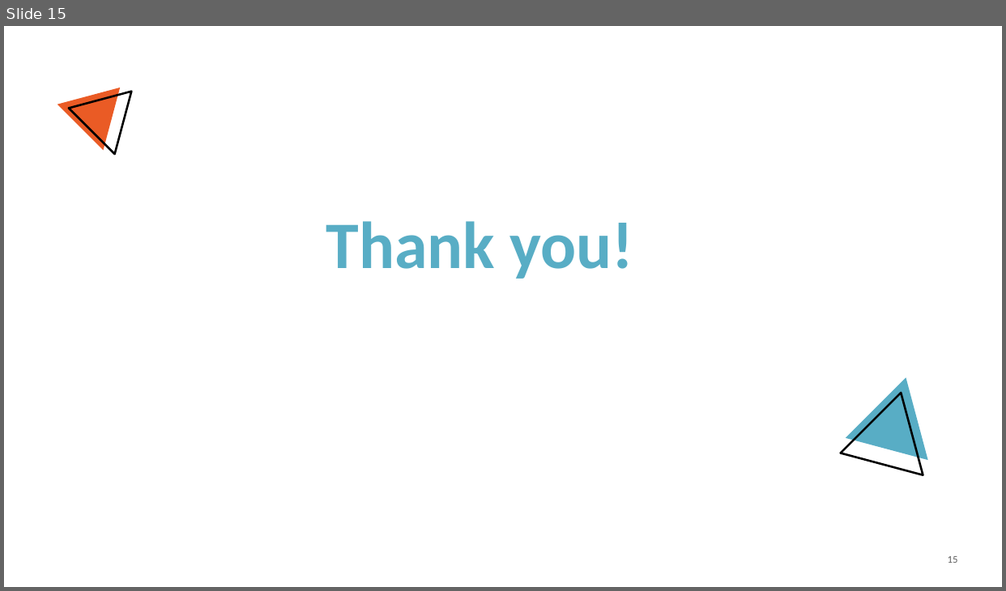
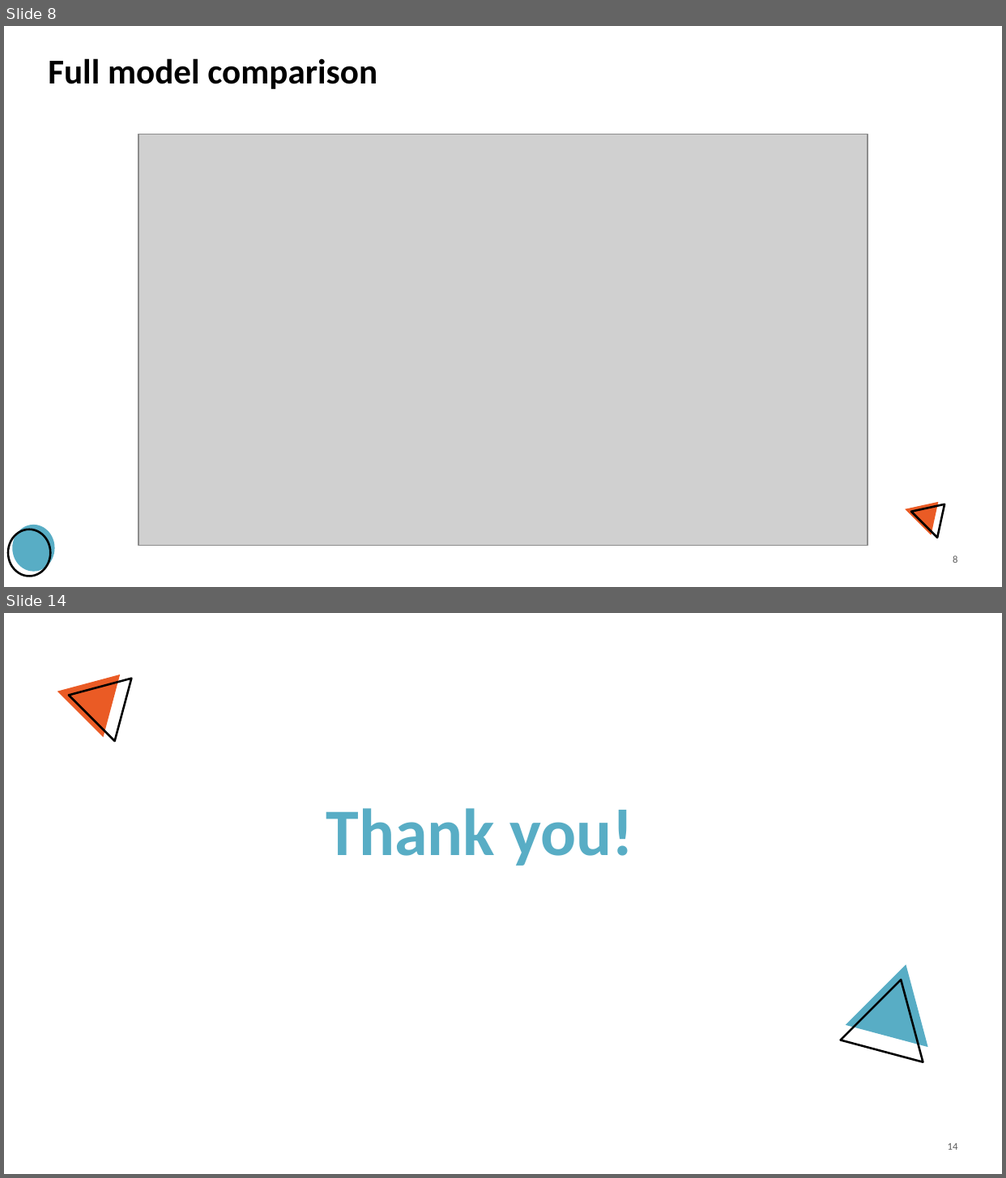
Before and after one commit to gwillcoding/ML_project, a slide deck: Project_presentation.pptx. Shown one above the other, each under a label of ours: slide 15 before the commit, slides 8 and 14 after it; the slides between them are not shown. The pictures are 1006x591 and 1006x1178 pixels, drawn with LibreOffice and Linux fonts; fonts in the diff are those of the drawing; grey boxes stand for pictures; background and template pictures are left out. Boxes give left, top, right and bottom in pixels: in the first picture for what was removed or moved away, otherwise in the second. Text is boxed around its words. In the diff, an @@ line names an element or a change of style, - is before the commit and + after.

```diff
--- a/Project_presentation.pptx
+++ b/Project_presentation.pptx
@@ slide 8 added at (4,26,1002,587), background #FFFFFF @@
@@ title added at (48,58,377,89), 25.2 pt, text #000000, bold @@
+Full model comparison
@@ picture added at (138,134,868,545) @@
@@ triangle added at (906,489,952,535), fill #EA5B25 @@
@@ triangle added at (911,491,958,538), outline #000000 1.5 pt @@
@@ ellipse added at (8,530,50,577), outline #000000 1.5 pt @@
@@ ellipse added at (12,525,54,572), fill #58ADC5 @@
@@ page number added at (953,556,957,563), 7.4 pt, text #5D5D5D @@
+8
@@ what was slide 15 is now slide 14 @@
@@ page number at (948,1144,958,1150): text changed @@
-15
+14
```
Also in this commit, not shown: 10 slides changed, 2 other slides added, 4 slides removed, 2 other files.
